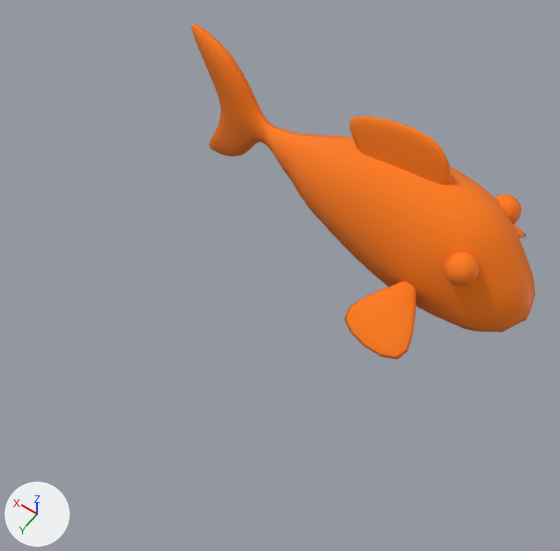
An edit to the glTF model 3dobjects/poisson2.glb, drawn before and after from the same camera.
Rendered twice from a 50 mm lens placed at (-0.247, 0.289, 0.568), pointed at (0.009, -0.07, 0.005). The lights are fixed; the arrows at lower left show +X, +Y and +Z. Where no turn or scale is listed for an object, it has been applied to the vertices. Vertices at the same position are counted once.

The first picture shows 'mesh_id27', 'mesh_id53', 'mesh_id59'.
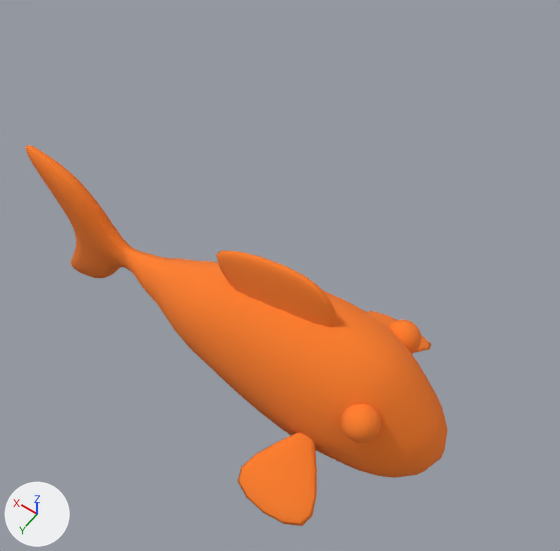
Where the change shows, as pixel boxes [x1, y1, x2, y2] in the pictures (560 x 551 px; the box of a moved part takes in the faces that stretch with it):
'mesh_id27', reshaped, moved, turned, rescaled
    before: [191, 24, 535, 359]
    after: [25, 145, 447, 526]
'mesh_id59', deleted
    before: [444, 252, 480, 286]
'mesh_id53', deleted
    before: [495, 194, 521, 224]
part 1 of me_mesh_id27, moved or reshaped
    before: [191, 24, 535, 332]
    after: [25, 145, 447, 478]
part 2 of me_mesh_id27, moved or reshaped
    before: [345, 282, 416, 359]
    after: [238, 433, 317, 526]
part 3 of me_mesh_id27, moved or reshaped
    before: [350, 116, 452, 185]
    after: [216, 251, 338, 327]
part 4 of me_mesh_id27, moved or reshaped
    before: [513, 224, 526, 238]
    after: [367, 311, 431, 352]
part 5 of me_mesh_id27, added (orange)
    after: [388, 320, 421, 354]
part 6 of me_mesh_id27, added (orange)
    after: [341, 404, 381, 443]

The change, as a diff of the scene's bpy script:
```diff
--- a/3dobjects/poisson2.glb.py
+++ b/3dobjects/poisson2.glb.py
@@ mat_custom_92 @@
+mat_custom_92 = bpy.data.materials.new('Custom 92')
+# uses the picture img_image_0
@@ me_mesh_id27 @@
 # used by ob_mesh_id27; parent = ob_root; location = (0.0201, -0.2, 0.025); rotation_euler = (0.0, 0.0, -0.152), in degrees (0, 0, -8.7); scale = (0.0828, 0.0828, 0.0828)
-me_mesh_id27.from_pydata(...)  # 973 vertices, 1870 faces; spans x -2.63..2.67, y -1.34..1.34, z -1.2..1.2
-me_mesh_id27.materials.append(mat_92)
+me_mesh_id27.from_pydata(...)  # 4049 vertices, 8014 faces; spans x -0.2..0.24, y -0.11..0.11, z -0.07..0.12
+# me_mesh_id27 part 1: the loose piece of 617 vertices spanning x -2.63..2.67, y -0.66..0.66, z -1.2..0.82 is scaled about its middle by 0.0828, then moved by (0.0, 0.0, 0.2), in mat_custom_92
+# me_mesh_id27 part 2: the loose piece of 89 vertices spanning x -1.91..-1.07, y 0.57..1.34, z -0.7..-0.19 is scaled about its middle by 0.0828, then moved by (1.39, -0.88, 0.43), in mat_custom_92
+# me_mesh_id27 part 3: the loose piece of 89 vertices spanning x -1.39..0.03, y -0.15..0.15, z 0.49..1.2 is scaled about its middle by 0.0828, then moved by (0.64, 0.0, -0.75), in mat_custom_92
+# me_mesh_id27 part 4: the loose piece of 89 vertices spanning x -1.91..-1.07, y -1.34..-0.57, z -0.7..-0.19 is scaled about its middle by 0.0828, then moved by (1.39, 0.87, 0.43), in mat_custom_92
+# me_mesh_id27 part 5: a new loose piece of 1538 vertices spanning x -0.14..-0.11, y -0.06..-0.03, z 0.03..0.06, in mat_custom_92
+# me_mesh_id27 part 6: a new loose piece of 1538 vertices spanning x -0.15..-0.13, y 0.02..0.05, z 0.03..0.06, in mat_custom_92
+me_mesh_id27.materials.append(mat_custom_92)
@@ ob_mesh_id27 @@
 ob_mesh_id27.parent = ob_root
-ob_mesh_id27.location = (0.0201, -0.2, 0.025)
-ob_mesh_id27.rotation_euler = (0.0, 0.0, -0.152)  # degrees (0, 0, -8.7)
-ob_mesh_id27.scale = (0.0828, 0.0828, 0.0828)
+ob_mesh_id27.location = (0.0, 0.0, 0.0)
@@ ob_mesh_id53 @@
-ob_mesh_id53 = bpy.data.objects.new('mesh_id53', me_mesh_id53)
-ob_mesh_id53.location = (-0.1332, -0.2213, 0.0484)
@@ ob_mesh_id59 @@
-ob_mesh_id59 = bpy.data.objects.new('mesh_id59', me_mesh_id59)
-ob_mesh_id59.location = (-0.1332, -0.1374, 0.0494)
```
